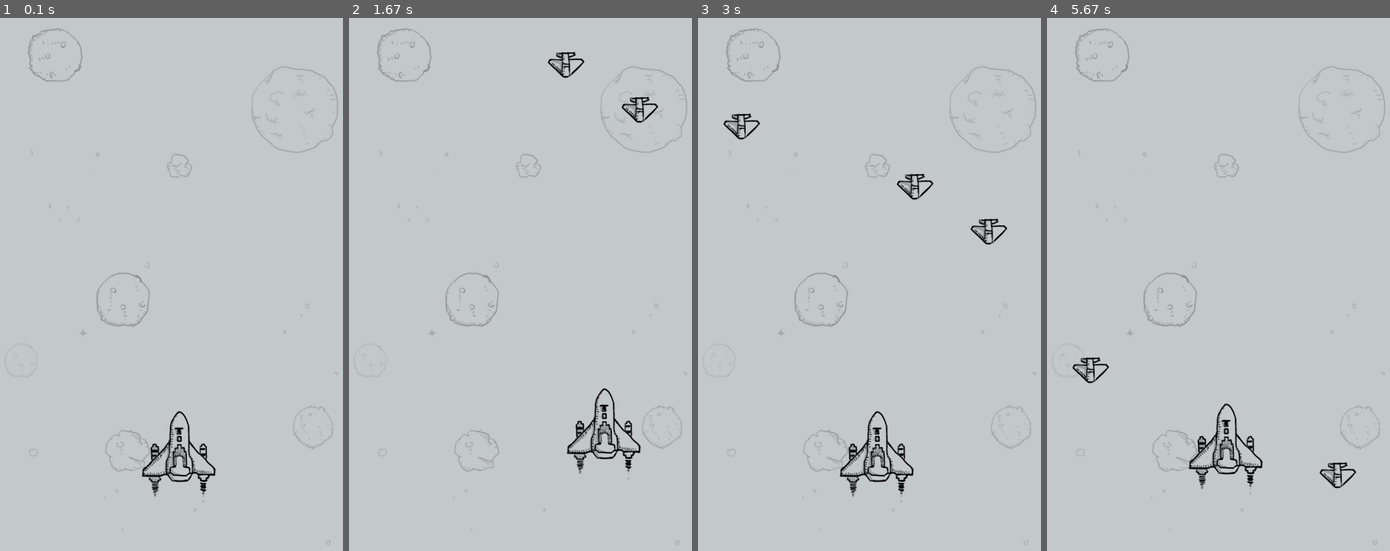
Above: before the commit, frames 1-4 (left to right).
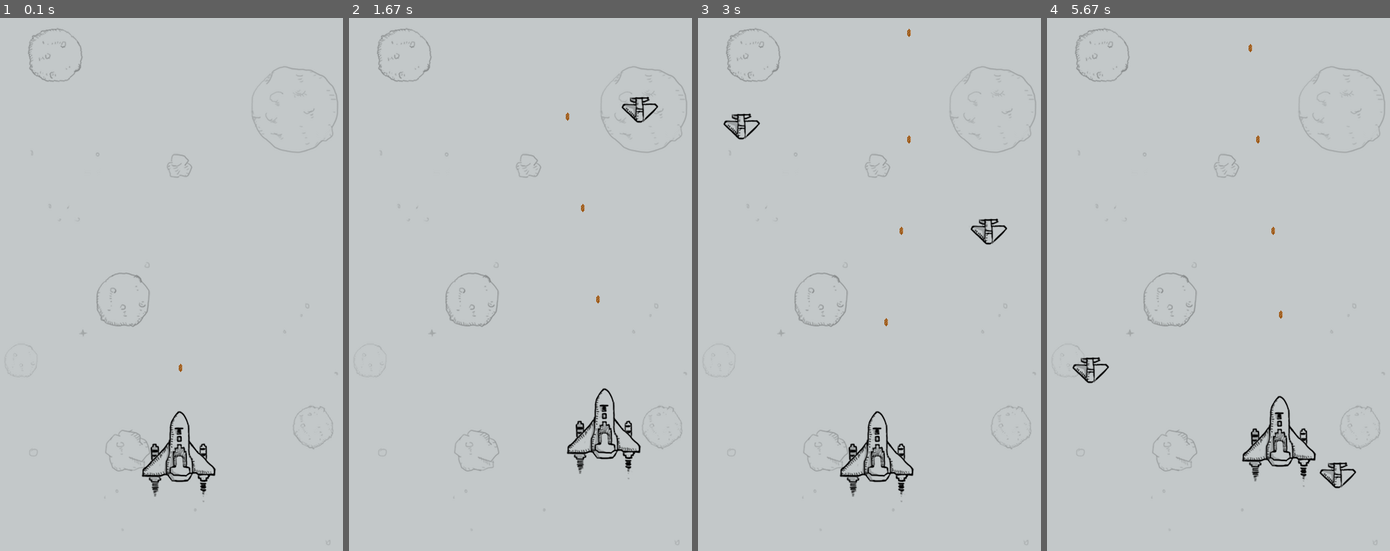
Above: after the commit, the same moments.

Repository: yuyi1266173/AircraftWar_PyGame
Game: pygame game, started from main.py
Same seed, same stepped clock (60 frames per second), same inputs: the game is played once before the commit and once after it.
Inputs:
- Up to frame 1 (0.1 s): no input
- Up to frame 2 (1.67 s): hold Right 0.33-0.8 s; hold Up 0.83-1.13 s; hold Right 1.17-1.63 s
- Up to frame 3 (3 s): hold Left 1.67-2.2 s; hold Down 2.23-2.53 s; hold Left 2.57-2.97 s
- Up to frame 4 (5.67 s): hold Up 3-3.37 s; hold Right 3.4-4.03 s; hold Down 4.07-4.43 s; hold Left 4.47-4.93 s; hold Right 4.97-5.43 s; hold Up from 5.47 s (still down)

The runs differ from the first frame. In frame 1, less than 0.1% of the frame differs, in the area x 52-54%, y 64-67%; in frame 2, 0.3%; in frame 3, 0.3%; in frame 4, 1.9%, in the area x 41-79%, y 4-90%.

Commit message:
fix a bug about sound play and add bullet.py

Diff:
--- /dev/null
+++ b/bullet.py
@@ -0,0 +1,27 @@
+#！python3
+#-*- coding: utf-8 -*-
+
+import pygame
+
+
+class Bullet1(pygame.sprite.Sprite):
+	def __init__(self, position):
+		super(pygame.sprite.Sprite, self).__init__()
+
+		self.image = pygame.image.load('images/bullet1.png').convert_alpha()
+		self.rect = self.image.get_rect()
+		self.rect.left, self.rect.top = position
+		self.speed = 12
+		self.active = True
+		self.mask = pygame.mask.from_surface(self.image)
+
+	def move(self):
+		self.rect.top -= self.speed
+
+		if self.rect.top < 0:
+			self.active = False
+
+
+	def reset(self, position):
+		self.rect.left, self.rect.top = position
+		self.active = True
--- a/enemy.py
+++ b/enemy.py
@@ -38,7 +38,10 @@
 		else:
 			self.reset()
 
-	def destroy(self, screen):
+	def destroy(self, screen, destroy_sound):
+		if not self.destroy_times:
+			destroy_sound.play()
+
 		if not (self.destroy_times % 3):
 			screen.blit( self.destroy_images[self.destroy_times//3], self.rect )
 
@@ -84,7 +87,10 @@
 		else:
 			self.reset()
 
-	def destroy(self, screen):
+	def destroy(self, screen, destroy_sound):
+		if not self.destroy_times:
+			destroy_sound.play()
+
 		if not (self.destroy_times % 3):
 			screen.blit( self.destroy_images[self.destroy_times//3], self.rect )
 
@@ -132,7 +138,10 @@
 		else:
 			self.reset()
 
-	def destroy(self, screen):
+	def destroy(self, screen, destroy_sound):
+		if not self.destroy_times:
+			destroy_sound.play()
+
 		if not (self.destroy_times % 3):
 			screen.blit( self.destroy_images[self.destroy_times//3], self.rect )
 
--- a/main.py
+++ b/main.py
@@ -7,6 +7,7 @@
 import traceback
 from myplane import MyPlane
 from enemy import SmallEnemy, MidEnemy, BigEnemy
+from bullet import Bullet1
 
 def add_enemies(group1, group2, type, num, bg_size):
 	if type < 0 or type > 2:
@@ -69,9 +70,16 @@
 	add_enemies(mid_enemies, enemies, 1, 4, bg_size)
 	add_enemies(big_enemies, enemies, 2, 2, bg_size)
 
+	bullet1 = []
+	bullet1_index = 0
+	BULLET1_NUM = 4
+
+	for i in range(BULLET1_NUM):
+		bullet1.append( Bullet1(me.rect.midtop) )
+
 	running = True
 	switch_image = True
-	delay = 5
+	delay = 10
 
 	while running:
 		for event in pygame.event.get():
@@ -101,9 +109,27 @@
 
 		delay -= 1
 
-		if not delay:
-			delay = 5
+		if not (delay % 5):
 			switch_image = not switch_image
+
+			if not delay:
+				delay = 10
+
+				bullet1[bullet1_index].reset(me.rect.midtop)
+				bullet1_index = (bullet1_index + 1) % BULLET1_NUM
+
+		for b in bullet1:
+			if b.active:
+				b.move()
+				screen.blit(b.image, b.rect)
+
+				enemy_hit = pygame.sprite.spritecollide(b, enemies, False, pygame.sprite.collide_mask)
+
+				if enemy_hit:
+					b.active = False
+
+					for e in enemy_hit:
+						e.active = False
 
 		for enemy in big_enemies:
 			if enemy.active:
@@ -114,27 +140,24 @@
 				else:
 					screen.blit(enemy.image2, enemy.rect)
 
-				if enemy.rect.bottom > -50:
+				if enemy.rect.bottom == -50:
 					enemy3_fly_sound.play()
 			else:
-				enemy3_down_sound.play()
-				enemy.destroy(screen)
+				enemy.destroy(screen, enemy3_down_sound)
 
 		for enemy in mid_enemies:
 			if enemy.active:
 				enemy.move()
 				screen.blit(enemy.image, enemy.rect)
 			else:
-				enemy2_down_sound.play()
-				enemy.destroy(screen)
+				enemy.destroy(screen, enemy2_down_sound)
 
 		for enemy in small_enemies:
 			if enemy.active:
 				enemy.move()
 				screen.blit(enemy.image, enemy.rect)
 			else:
-				enemy1_down_sound.play()
-				enemy.destroy(screen)
+				enemy.destroy(screen, enemy1_down_sound)
 
 		if me.active:
 			if switch_image:
@@ -142,8 +165,7 @@
 			else:
 				screen.blit( me.image2, me.rect )
 		else:
-			me_down_sound.play()
-			me.destroy(screen)
+			me.destroy(screen, me_down_sound)
 
 		clock.tick(60)
 
--- a/myplane.py
+++ b/myplane.py
@@ -53,7 +53,10 @@
 		self.rect.left = (self.moveSpace[0] - self.rect.width) // 2
 		self.rect.top = self.moveSpace[1] - self.rect.height
 
-	def destroy(self, screen):
+	def destroy(self, screen, destroy_sound):
+		if not self.destroy_times:
+			destroy_sound.play()
+
 		if not (self.destroy_times % 3):
 			screen.blit( self.destroy_images[self.destroy_times//3], self.rect )
 
